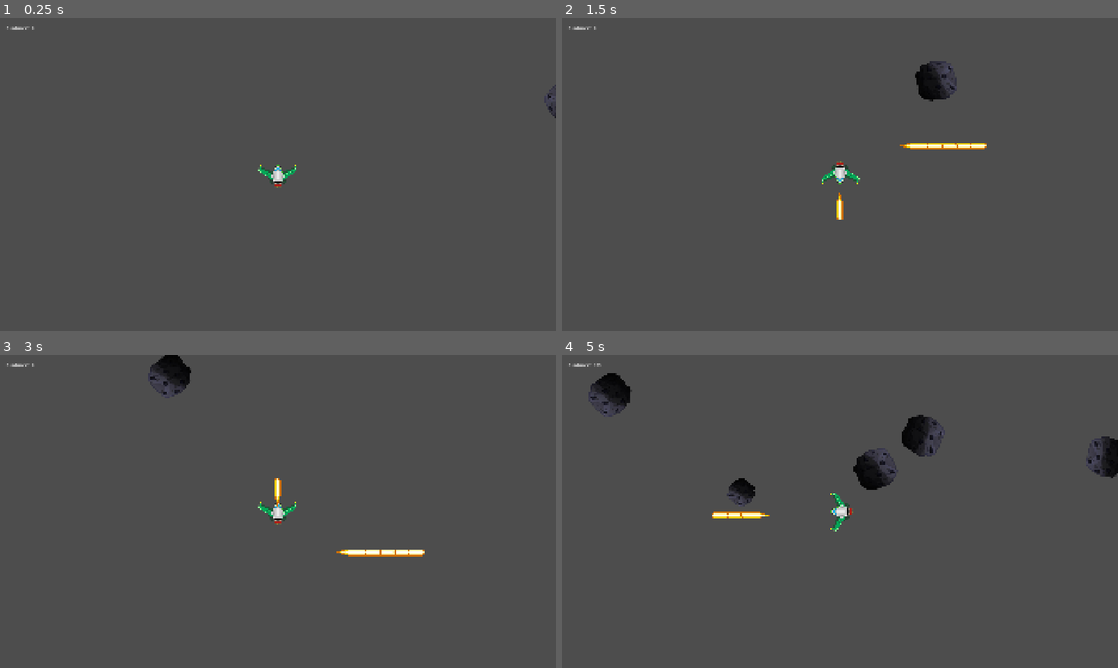
Above: before the commit, frames 1-4 (two rows, left to right).
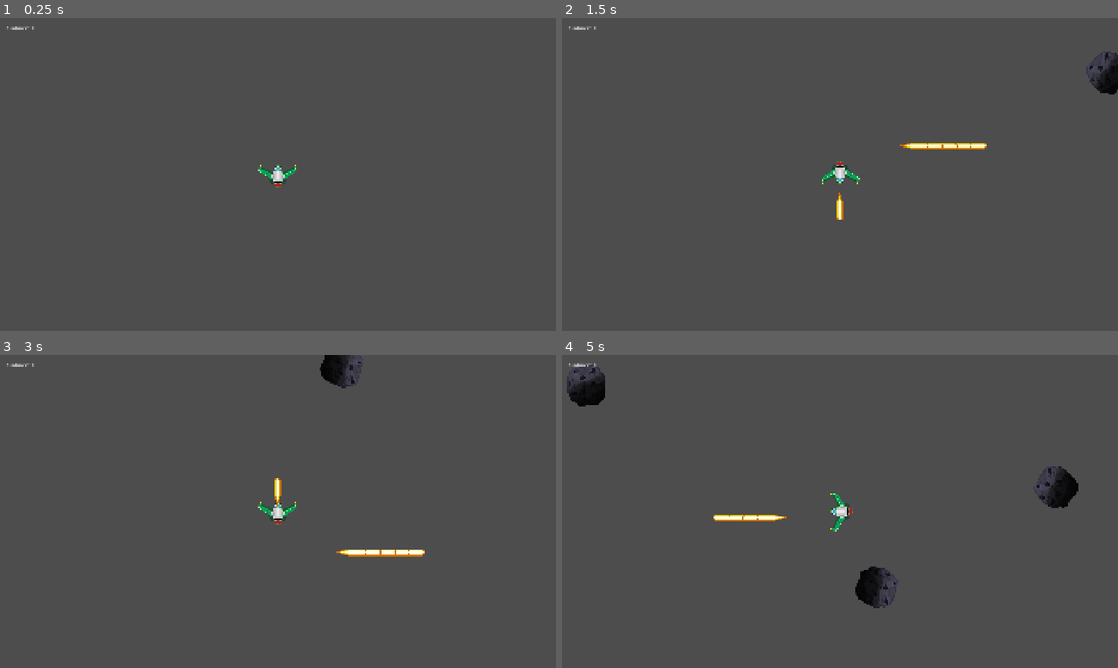
Above: after the commit, the same moments.

Repository: Mirguini/AsteroidZ
Game: Godot game, scene res://MainScene/Main.tscn
Two runs of this game, one before a commit and one after it. Both use one fixed random seed, a clock stepped at 60 frames per second and the inputs below.
Inputs (mouse positions are in pixels of both pictures, inside the frame that each line leads up to):
- Up to frame 1 (0.25 s): no input
- Up to frame 2 (1.5 s): move the mouse to (962, 158) at 0.52 s; press the mouse at (962, 158) at 0.53 s; hold D (moveRight) 0.53-1.28 s; move the mouse to (728, 190) at 1.27 s; release the mouse at (728, 190) at 1.28 s; hold S (moveDown) from 1.28 s (still down); click (728, 190) at 1.35 s
- Up to frame 3 (3 s): move the mouse to (333, 442) at 2.02 s; release S (moveDown) at 2.03 s; press the mouse at (333, 442) at 2.03 s; hold D (moveRight) 2.03-2.78 s; move the mouse to (250, 574) at 2.77 s; release the mouse at (250, 574) at 2.78 s; hold W (moveUp) from 2.78 s (still down); click (250, 574) at 2.85 s
- Up to frame 4 (5 s): move the mouse to (1006, 558) at 3.52 s; release W (moveUp) at 3.53 s; press the mouse at (1006, 558) at 3.53 s; hold A (moveLeft) from 3.53 s (still down); move the mouse to (673, 464) at 4.27 s; release the mouse at (673, 464) at 4.28 s; click (673, 464) at 4.35 s

The runs differ from the first frame. In frame 1, less than 0.1% of the frame differs, in the area x 98-100%, y 21-32%; in frame 2, 1.0%; in frame 3, 1.1%; in frame 4, 4.3%, in the area x 0-100%, y 2-81%.

Commit message:
Fix Asteroid Generation
Al vincular una càmera i no fer una escena estàtica la generació dels asteroides era bastant erràtica. A més, desapareixien al mig de la pantalla quan s'acabava el seu recorregut.

He fet que quan aquests estiguin fora del rang de la càmera s'activi un timer de 3 segons i si no han tornat a entrar dintre de càmera aquests desapareguin.

Diff:
--- a/asteroid-z/Asteroid/asteroid.gd
+++ b/asteroid-z/Asteroid/asteroid.gd
@@ -1,13 +1,11 @@
 extends CharacterBody2D
 signal destroyed(points: int)
 
+@export var offscreen_despawn_time := 3.0
 @export var hit_cd := 0.35
-
 @export var score_value: int = 100
-
 @export var speed: float = 200.0
 @export var rotation_speed: float = 2.5
-
 @export var can_split: bool = true
 @export var asteroid_scene: PackedScene
 @export var child_scale: float = 0.65
@@ -15,6 +13,7 @@
 @export var split_angle_spread: float = 0.6
 @export var spawn_separation: float = 10.0
 
+var _offscreen_timer := 0.0
 var direction: Vector2 = Vector2.RIGHT
 var _rng := RandomNumberGenerator.new()
 
@@ -33,12 +32,26 @@
 	move_and_slide()
 	rotation += rotation_speed * delta
 
-func _process(_delta: float) -> void:
-	var r := get_viewport_rect()
-	var margin := 250.0
-	if global_position.x < -margin or global_position.x > r.size.x + margin \
-	or global_position.y < -margin or global_position.y > r.size.y + margin:
-		queue_free()
+func _process(delta: float) -> void:
+	var cam := get_viewport().get_camera_2d()
+	if cam == null:
+		return
+
+	var viewport_size := get_viewport_rect().size
+	var zoom := cam.zoom
+	var half := (viewport_size * 0.5) / zoom
+	var center := cam.get_screen_center_position()
+	var rect := Rect2(center - half, half * 2.0)
+
+	rect = rect.grow(200.0)
+
+	if rect.has_point(global_position):
+		_offscreen_timer = 0.0
+	else:
+		_offscreen_timer += delta
+		if _offscreen_timer >= offscreen_despawn_time:
+			queue_free()
+
 
 func destroy() -> void:
 	call_deferred("_destroy_deferred")
--- a/asteroid-z/AsteroidSpawner/AsteroidSpawner.gd
+++ b/asteroid-z/AsteroidSpawner/AsteroidSpawner.gd
@@ -1,4 +1,5 @@
 extends Node2D
+
 
 @export var container_path: NodePath = NodePath("../Asteroids")
 @export var asteroidObject: PackedScene
@@ -23,20 +24,27 @@
 		await get_tree().create_timer(spawnTime).timeout
 
 func spawnAsteroid() -> void:
+	var cam := get_viewport().get_camera_2d()
+	if cam == null:
+		return
+
 	var viewportSize: Vector2 = get_viewport_rect().size
+	var zoom := cam.zoom
+	var half := (viewportSize * 0.5) / zoom
+	var center := cam.get_screen_center_position()
 
 	var side := rng.randi_range(0, 3)
 	var pos := Vector2.ZERO
 
 	match side:
 		0:
-			pos = Vector2(rng.randf_range(0.0, viewportSize.x), -spawnMargin)
+			pos = Vector2(rng.randf_range(center.x - half.x, center.x + half.x), center.y - half.y - spawnMargin)
 		1:
-			pos = Vector2(rng.randf_range(0.0, viewportSize.x), viewportSize.y + spawnMargin)
+			pos = Vector2(rng.randf_range(center.x - half.x, center.x + half.x), center.y + half.y + spawnMargin)
 		2:
-			pos = Vector2(-spawnMargin, rng.randf_range(0.0, viewportSize.y))
+			pos = Vector2(center.x - half.x - spawnMargin, rng.randf_range(center.y - half.y, center.y + half.y))
 		3:
-			pos = Vector2(viewportSize.x + spawnMargin, rng.randf_range(0.0, viewportSize.y))
+			pos = Vector2(center.x + half.x + spawnMargin, rng.randf_range(center.y - half.y, center.y + half.y))
 
 	var asteroid := asteroidObject.instantiate()
 	asteroid.global_position = pos
@@ -46,9 +54,6 @@
 	if score_manager != null:
 		asteroid.connect("destroyed", Callable(score_manager, "add_points"))
 
-
-
-	var center := viewportSize * 0.5
 	var dir := (center - pos).normalized().rotated(rng.randf_range(-desv, desv))
 	if asteroid.has_method("set_direction"):
 		asteroid.call("set_direction", dir)
